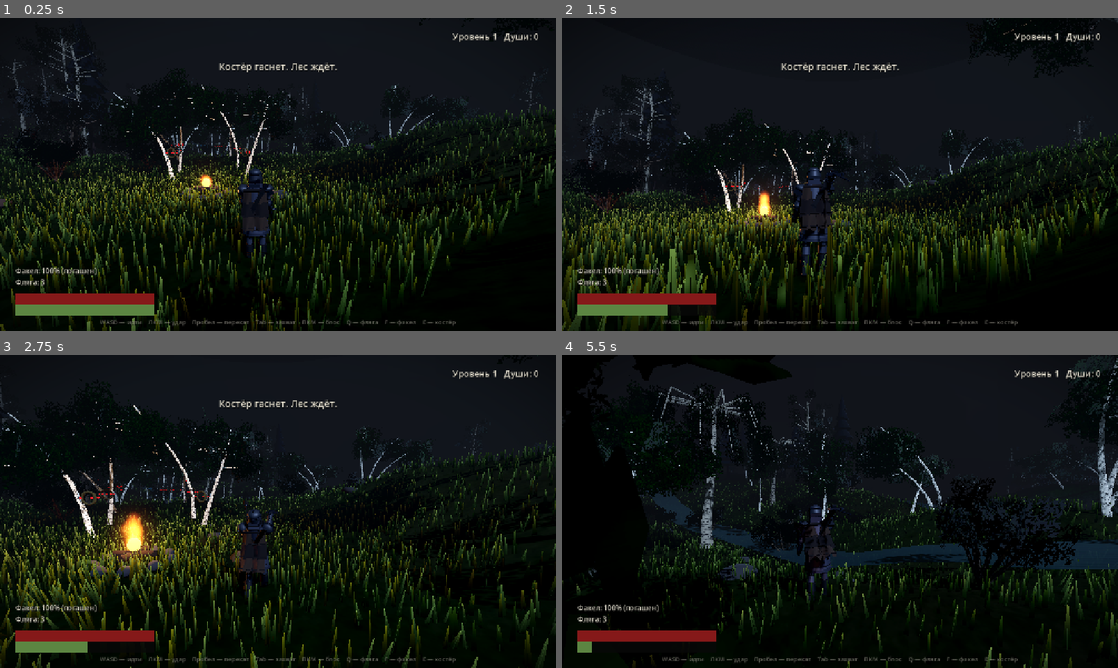
Above: before the commit, frames 1-4 (two rows, left to right).
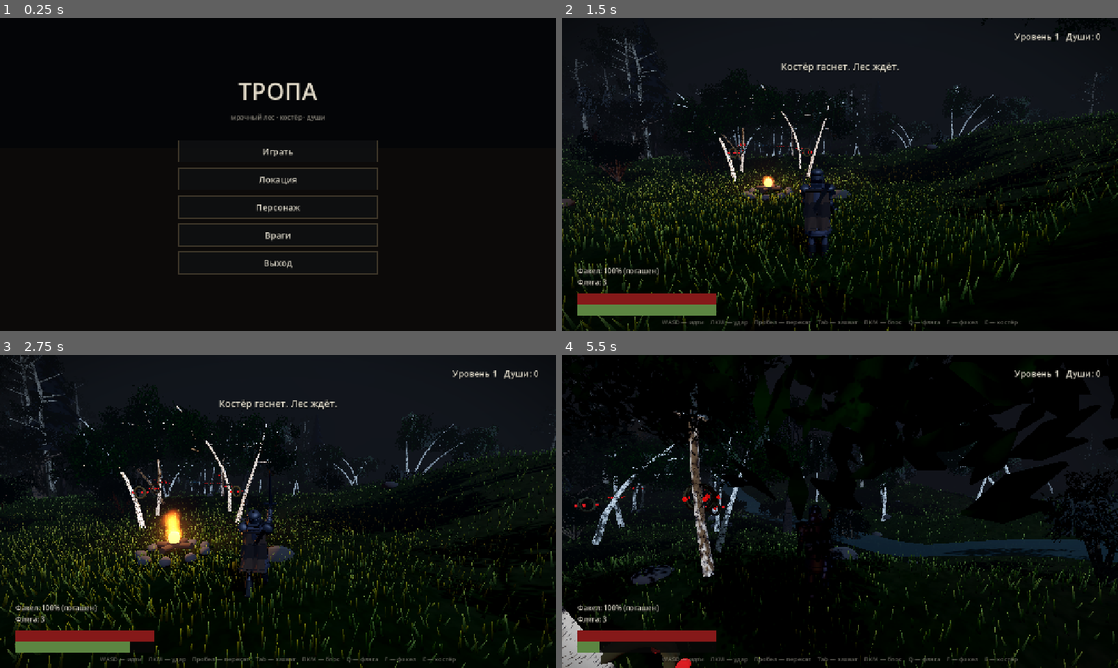
Above: after the commit, the same moments.

Repository: Dronec00/tropa
Game: Godot game, scene res://scenes/menu.tscn
Same seed, same stepped clock (60 frames per second), same inputs: the game is played once before the commit and once after it. Before the commit the project starts from res://scenes/main.tscn.
Inputs (mouse positions are in pixels of both pictures, inside the frame that each line leads up to):
- Up to frame 1 (0.25 s): no input
- Up to frame 2 (1.5 s): click (840, 180) at 0.5 s, where only the run after the commit has a clickable "Локация"; click (840, 140) at 1.25 s, where only the run after the commit has a clickable "Лагерь у костра"
- Up to frame 3 (2.75 s): tap Enter at 2 s; move the mouse to (305, 511) at 2.02 s; hold W (move_forward) from 2.03 s (still down); click (305, 511) at 2.1 s
- Up to frame 4 (5.5 s): keep holding W (move_forward); move the mouse to (812, 511) at 2.77 s; right-click (812, 511) at 2.85 s; click (812, 511) at 2.92 s; move the mouse to (851, 505) at 3.52 s; tap Space (dodge) at 3.6 s; click (851, 505) at 3.67 s; move the mouse to (834, 517) at 4.27 s; tap Q (heal) at 4.35 s; click (834, 517) at 4.42 s; move the mouse to (878, 514) at 5.02 s; tap E (interact) at 5.1 s; click (878, 514) at 5.17 s

The runs differ from the first frame. In frame 1, 18% of the frame differs, in the area x 0-100%, y 3-100%; in frame 2, 20%; in frame 3, 20%; in frame 4, 32%, in the area x 0-100%, y 0-100%.

Commit message:
Меню, ива с коричневой корой, мелкая трава
- главное меню: Играть, Локация, Персонаж, Враги, Выход
- подменю локаций (лагерь, изба, ручей, край тьмы) и врагов (5 типов)
- Esc из лабораторий возвращает в меню
- ива переведена на тёмную кору, крона из свисающих прядей
- трава мельче (60 000 пучков), клинок на ударе смотрит вперёд-вниз

Diff:
--- a/project.godot
+++ b/project.godot
@@ -7,7 +7,7 @@
 
 config/name="Тропа"
 config/description="Мрачный соулслайк в русском лесу."
-run/main_scene="res://scenes/main.tscn"
+run/main_scene="res://scenes/menu.tscn"
 config/features=PackedStringArray("4.7", "Forward Plus")
 
 [display]
--- /dev/null
+++ b/scenes/menu.tscn
@@ -0,0 +1,10 @@
+[gd_scene load_steps=2 format=3]
+
+[ext_resource type="Script" path="res://scripts/menu.gd" id="1_menu"]
+
+[node name="Menu" type="Control"]
+layout_mode = 3
+anchors_preset = 15
+anchor_right = 1.0
+anchor_bottom = 1.0
+script = ExtResource("1_menu")
--- a/scripts/grass.gd
+++ b/scripts/grass.gd
@@ -73,8 +73,8 @@
 
 		var basis := Basis(Vector3.UP, rng.randf() * TAU)
 		basis = basis.scaled(Vector3(
-			rng.randf_range(0.7, 1.15),
-			rng.randf_range(0.28, 0.6),
+			rng.randf_range(0.6, 1.0),
+			rng.randf_range(0.16, 0.38),
 			rng.randf_range(0.7, 1.15)
 		))
 		multimesh.set_instance_transform(placed, Transform3D(basis, Vector3(x, h - 0.05, z)))
@@ -89,8 +89,8 @@
 	var uvs := PackedVector2Array()
 	var indices := PackedInt32Array()
 
-	var half_w := 0.045
-	var tip_w := 0.008
+	var half_w := 0.028
+	var tip_w := 0.004
 
 	# два скрещённых лепестка
 	for axis in 2:
--- a/scripts/knight_model_v2.gd
+++ b/scripts/knight_model_v2.gd
@@ -1030,9 +1030,9 @@
 			},
 			{
 				"t": 0.46,
-				"sh_r": Vector3(1.05, 0.04, 0.0),
-				"el_r": Vector3(-0.18, 0.0, 0.0),
-				"wr_r": Vector3(-0.85, 0.0, 0.0),
+				"sh_r": Vector3(1.28, 0.04, 0.0),
+				"el_r": Vector3(-0.16, 0.0, 0.0),
+				"wr_r": Vector3(0.62, 0.0, 0.0),
 				"sh_l": Vector3(-0.10, 0.0, 0.06),
 				"el_l": Vector3(0.10, 0.0, 0.0),
 				"wr_l": Vector3.ZERO,
@@ -1045,9 +1045,9 @@
 			},
 			{
 				"t": 0.58,
-				"sh_r": Vector3(1.40, 0.06, 0.02),
-				"el_r": Vector3(-0.10, 0.0, 0.0),
-				"wr_r": Vector3(-1.00, 0.0, 0.0),
+				"sh_r": Vector3(1.62, 0.06, 0.02),
+				"el_r": Vector3(-0.08, 0.0, 0.0),
+				"wr_r": Vector3(0.85, 0.0, 0.0),
 				"sh_l": Vector3(-0.06, 0.0, 0.04),
 				"el_l": Vector3(0.08, 0.0, 0.0),
 				"wr_l": Vector3.ZERO,
--- a/scripts/lab_character.gd
+++ b/scripts/lab_character.gd
@@ -109,6 +109,9 @@
 	root.add_child(_label)
 
 func _unhandled_input(event: InputEvent) -> void:
+	if event.is_action_pressed("ui_cancel"):
+		get_tree().change_scene_to_file("res://scenes/menu.tscn")
+		return
 	if event is InputEventMouseButton:
 		if event.button_index == MOUSE_BUTTON_LEFT:
 			_dragging = event.pressed
--- a/scripts/lab_enemy.gd
+++ b/scripts/lab_enemy.gd
@@ -4,6 +4,7 @@
 ## ./run.sh enemies
 
 const EnemyScene := preload("res://scenes/enemy.tscn")
+const LabStateScript := preload("res://scripts/lab_state.gd")
 
 var _turntable: Node3D
 var _camera: Camera3D
@@ -69,14 +70,24 @@
 	_turntable = Node3D.new()
 	add_child(_turntable)
 
-	for i in KINDS.size():
+	var only: String = LabStateScript.enemy
+	var kinds: Array = KINDS
+	var names: Array = NAMES
+	if only != "" and KINDS.has(only):
+		var idx := KINDS.find(only)
+		kinds = [only]
+		names = [NAMES[idx]]
+		_distance = 6.0
+
+	for i in kinds.size():
 		var enemy = EnemyScene.instantiate()
-		enemy.setup(KINDS[i])
+		enemy.setup(kinds[i])
 		_turntable.add_child(enemy)
-		enemy.global_position = Vector3((float(i) - 2.0) * 2.6, 0.2, 0.0)
+		var x := 0.0 if kinds.size() == 1 else (float(i) - float(kinds.size() - 1) * 0.5) * 2.6
+		enemy.global_position = Vector3(x, 0.2, 0.0)
 
 		var label := Label3D.new()
-		label.text = NAMES[i]
+		label.text = names[i]
 		label.font_size = 48
 		label.pixel_size = 0.006
 		label.modulate = Color(0.85, 0.83, 0.78)
@@ -99,6 +110,10 @@
 	pass
 
 func _unhandled_input(event: InputEvent) -> void:
+	if event.is_action_pressed("ui_cancel"):
+		LabStateScript.enemy = ""
+		get_tree().change_scene_to_file("res://scenes/menu.tscn")
+		return
 	if event is InputEventMouseButton:
 		if event.button_index == MOUSE_BUTTON_LEFT:
 			_dragging = event.pressed
--- /dev/null
+++ b/scripts/lab_state.gd
@@ -0,0 +1,7 @@
+class_name LabState
+extends RefCounted
+
+## Что открыть из меню: точка спавна в мире или конкретный враг в лаборатории.
+
+static var spawn_at := Vector3.INF
+static var enemy := ""
--- a/scripts/main.gd
+++ b/scripts/main.gd
@@ -7,6 +7,7 @@
 const GrassScript := preload("res://scripts/grass.gd")
 const WindScript := preload("res://scripts/wind.gd")
 const HutScript := preload("res://scripts/hut.gd")
+const LabStateScript := preload("res://scripts/lab_state.gd")
 
 const TREE_COUNT := 380
 const WORLD_LIMIT := 92.0
@@ -277,7 +278,7 @@
 	var grass = GrassScript.new()
 	grass.name = "Grass"
 	add_child(grass)
-	grass.populate(terrain, 42000, 46.0)
+	grass.populate(terrain, 60000, 40.0)
 
 # --- лес ---
 
@@ -301,7 +302,7 @@
 	for i in SPECIES.size():
 		for v in 2:
 			var mesh := TreeLibScript.build(SPECIES[i], 1000 + i * 17 + v * 5)
-			var material := _mat_dark if SPECIES[i] in ["cedar", "spruce"] else _mat_light
+			var material := _mat_dark if SPECIES[i] in ["cedar", "spruce", "willow"] else _mat_light
 			_tree_variants.append({"mesh": mesh, "species": SPECIES[i], "material": material})
 			_tree_instances.append([])
 
@@ -790,6 +791,8 @@
 	player = PlayerScene.instantiate()
 	add_child(player)
 	var spawn := Vector3(2.8, 0.0, 5.4)
+	if LabStateScript.spawn_at.is_finite():
+		spawn = Vector3(LabStateScript.spawn_at.x, 0.0, LabStateScript.spawn_at.z)
 	var args := OS.get_cmdline_user_args()
 	for i in args.size():
 		if args[i] == "--at" and i + 1 < args.size():
--- /dev/null
+++ b/scripts/menu.gd
@@ -0,0 +1,138 @@
+extends Control
+
+## Главное меню: игра, локации, персонаж, враги.
+
+const LabStateScript := preload("res://scripts/lab_state.gd")
+
+const ENEMIES := [
+	{"kind": "wolf", "name": "Волк"},
+	{"kind": "cultist", "name": "Послушник"},
+	{"kind": "wailer", "name": "Плакальщица"},
+	{"kind": "leshy", "name": "Леший"},
+	{"kind": "kikimora", "name": "Кикимора"},
+]
+
+const LOCATIONS := [
+	{"name": "Лагерь у костра", "at": Vector3(2.8, 0.0, 5.4)},
+	{"name": "Изба", "at": Vector3(-28.0, 0.0, -42.0)},
+	{"name": "Ручей", "at": Vector3(10.0, 0.0, -6.0)},
+	{"name": "Край тьмы", "at": Vector3(0.0, 0.0, -70.0)},
+]
+
+var _box: VBoxContainer
+
+func _ready() -> void:
+	Input.mouse_mode = Input.MOUSE_MODE_VISIBLE
+	_setup_background()
+	_setup_layout()
+	_show_main()
+
+func _setup_background() -> void:
+	var bg := ColorRect.new()
+	bg.color = Color(0.018, 0.022, 0.028)
+	bg.set_anchors_and_offsets_preset(Control.PRESET_FULL_RECT)
+	add_child(bg)
+
+	var glow := ColorRect.new()
+	glow.color = Color(0.10, 0.08, 0.05, 0.35)
+	glow.set_anchors_and_offsets_preset(Control.PRESET_FULL_RECT)
+	glow.offset_top = 300.0
+	add_child(glow)
+
+func _setup_layout() -> void:
+	var center := CenterContainer.new()
+	center.set_anchors_and_offsets_preset(Control.PRESET_FULL_RECT)
+	add_child(center)
+	_box = VBoxContainer.new()
+	_box.add_theme_constant_override("separation", 12)
+	_box.alignment = BoxContainer.ALIGNMENT_CENTER
+	center.add_child(_box)
+
+func _clear() -> void:
+	for child in _box.get_children():
+		child.queue_free()
+
+func _label(text: String, size: int, alpha: float = 1.0) -> void:
+	var l := Label.new()
+	l.text = text
+	l.horizontal_alignment = HORIZONTAL_ALIGNMENT_CENTER
+	l.add_theme_font_size_override("font_size", size)
+	l.add_theme_color_override("font_color", Color(0.88, 0.85, 0.78, alpha))
+	_box.add_child(l)
+
+func _button(text: String, callback: Callable) -> void:
+	var b := Button.new()
+	b.text = text
+	b.custom_minimum_size = Vector2(460, 52)
+	b.add_theme_font_size_override("font_size", 20)
+	b.add_theme_color_override("font_color", Color(0.86, 0.84, 0.78))
+	b.add_theme_color_override("font_hover_color", Color(1.0, 0.94, 0.82))
+
+	var normal := StyleBoxFlat.new()
+	normal.bg_color = Color(0.055, 0.06, 0.065, 0.92)
+	normal.border_color = Color(0.24, 0.21, 0.16)
+	normal.set_border_width_all(1)
+	normal.content_margin_left = 18
+	normal.content_margin_right = 18
+	b.add_theme_stylebox_override("normal", normal)
+
+	var hover := normal.duplicate() as StyleBoxFlat
+	hover.bg_color = Color(0.13, 0.11, 0.08, 0.95)
+	hover.border_color = Color(0.62, 0.48, 0.24)
+	b.add_theme_stylebox_override("hover", hover)
+
+	var pressed := normal.duplicate() as StyleBoxFlat
+	pressed.bg_color = Color(0.18, 0.14, 0.09, 0.95)
+	b.add_theme_stylebox_override("pressed", pressed)
+
+	b.pressed.connect(callback)
+	_box.add_child(b)
+
+func _show_main() -> void:
+	_clear()
+	_label("ТРОПА", 54)
+	_label("мрачный лес · костёр · души", 15, 0.6)
+	_spacer(18)
+	_button("Играть", _play)
+	_button("Локация", _show_locations)
+	_button("Персонаж", _open_character)
+	_button("Враги", _show_enemies)
+	_button("Выход", func() -> void: get_tree().quit())
+
+func _show_locations() -> void:
+	_clear()
+	_label("ЛОКАЦИЯ", 34)
+	_label("выбери, откуда начать", 15, 0.6)
+	_spacer(12)
+	for entry in LOCATIONS:
+		var at: Vector3 = entry["at"]
+		_button(entry["name"], func() -> void:
+			LabStateScript.spawn_at = at
+			get_tree().change_scene_to_file("res://scenes/main.tscn"))
+	_spacer(10)
+	_button("Назад", _show_main)
+
+func _show_enemies() -> void:
+	_clear()
+	_label("ВРАГИ", 34)
+	_label("витрина: посмотреть, как выглядит и двигается", 15, 0.6)
+	_spacer(12)
+	for entry in ENEMIES:
+		var kind: String = entry["kind"]
+		_button(entry["name"], func() -> void:
+			LabStateScript.enemy = kind
+			get_tree().change_scene_to_file("res://scenes/enemy_lab.tscn"))
+	_spacer(10)
+	_button("Назад", _show_main)
+
+func _play() -> void:
+	LabStateScript.spawn_at = Vector3.INF
+	get_tree().change_scene_to_file("res://scenes/main.tscn")
+
+func _open_character() -> void:
+	get_tree().change_scene_to_file("res://scenes/character_lab.tscn")
+
+func _spacer(height: float) -> void:
+	var s := Control.new()
+	s.custom_minimum_size = Vector2(0, height)
+	_box.add_child(s)
--- a/scripts/tree_lib.gd
+++ b/scripts/tree_lib.gd
@@ -201,23 +201,34 @@
 # --- ива ---
 
 static func _willow(b: Builder, rng: RandomNumberGenerator) -> void:
-	var h := rng.randf_range(4.5, 6.5)
-	b.height = h
-	var top := _curved_trunk(b, rng, Vector3.ZERO, h, Vector3(rng.randf_range(-0.2, 0.2), 0.0, rng.randf_range(-0.2, 0.2)), 0.28, BARK_ASH)
-
-	for i in 14:
-		var a := TAU * float(i) / 14.0 + rng.randf_range(-0.25, 0.25)
+	var h := rng.randf_range(4.2, 5.8)
+	b.height = h
+	var top := _curved_trunk(b, rng, Vector3.ZERO, h,
+		Vector3(rng.randf_range(-0.15, 0.15), 0.0, rng.randf_range(-0.15, 0.15)), 0.26, BARK_ASH)
+
+	# крона: купол из листвы
+	for i in 40:
+		var a := rng.randf() * TAU
+		var r := rng.randf_range(0.3, 1.6)
+		var p := top + Vector3(cos(a) * r, rng.randf_range(-0.2, 0.6), sin(a) * r)
+		b.card(p, rng.randf_range(0.7, 1.1), rng.randf() * TAU, rng.randf_range(-0.6, 0.6), LEAF_WILLOW)
+
+	# пряди: тонкие нити, уходящие вниз
+	for i in 46:
+		var a := TAU * float(i) / 46.0 + rng.randf_range(-0.12, 0.12)
 		var out := Vector3(cos(a), 0.0, sin(a))
-		var base := top + out * rng.randf_range(0.0, 0.7)
-		var branch_len := rng.randf_range(2.2, 3.4)
-		var mid := base + out * branch_len * 0.55 + Vector3(0.0, rng.randf_range(-0.1, 0.35), 0.0)
-		var tip := mid + out * branch_len * 0.3 + Vector3(0.0, -branch_len * 0.85, 0.0)
-		b.tube(base, mid, 0.06, 0.03, 4, BARK_ASH)
-		b.tube(mid, tip, 0.03, 0.01, 4, BARK_ASH)
-		for c in 10:
-			var cp := mid.lerp(tip, rng.randf_range(0.05, 1.0)) \
-				+ Vector3(rng.randf_range(-0.18, 0.18), 0.0, rng.randf_range(-0.18, 0.18))
-			b.card(cp, rng.randf_range(0.7, 1.1), rng.randf() * TAU, rng.randf_range(-0.35, 0.35), LEAF_WILLOW)
+		var start := top + out * rng.randf_range(0.2, 1.2) + Vector3(0.0, rng.randf_range(-0.1, 0.5), 0.0)
+		var drop := rng.randf_range(2.0, 3.4)
+		var p1 := start + out * 0.45 + Vector3(0.0, 0.18, 0.0)
+		var p2 := p1 + out * 0.35 + Vector3(0.0, -drop * 0.55, 0.0)
+		var p3 := p2 + out * 0.15 + Vector3(0.0, -drop * 0.45, 0.0)
+		b.tube(start, p1, 0.022, 0.016, 3, BARK_ASH)
+		b.tube(p1, p2, 0.016, 0.010, 3, BARK_ASH)
+		b.tube(p2, p3, 0.010, 0.004, 3, BARK_ASH)
+		for c in 5:
+			var t01 := rng.randf_range(0.0, 1.0)
+			var cp := p2.lerp(p3, t01) + Vector3(rng.randf_range(-0.12, 0.12), 0.0, rng.randf_range(-0.12, 0.12))
+			b.card(cp, rng.randf_range(0.38, 0.62), rng.randf() * TAU, rng.randf_range(-0.3, 0.3), LEAF_WILLOW)
 
 # --- куст ---
 
Binary file added: docs/menu.png
Binary file added: docs/willow_grass.png
Not shown, changed: TODO.md
Not shown, changed: run.sh
